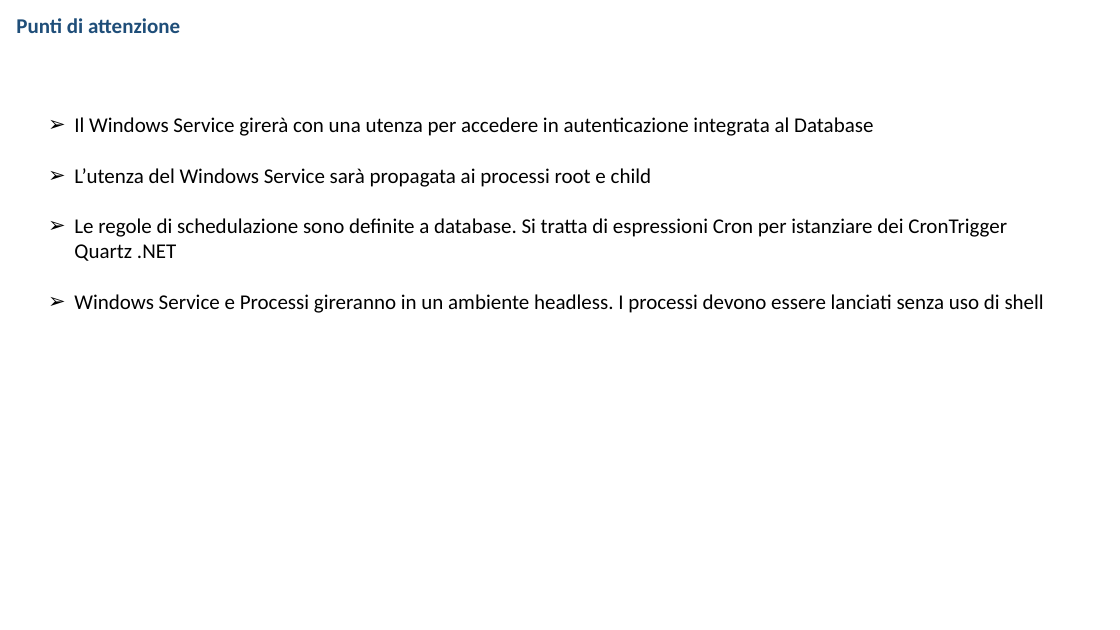
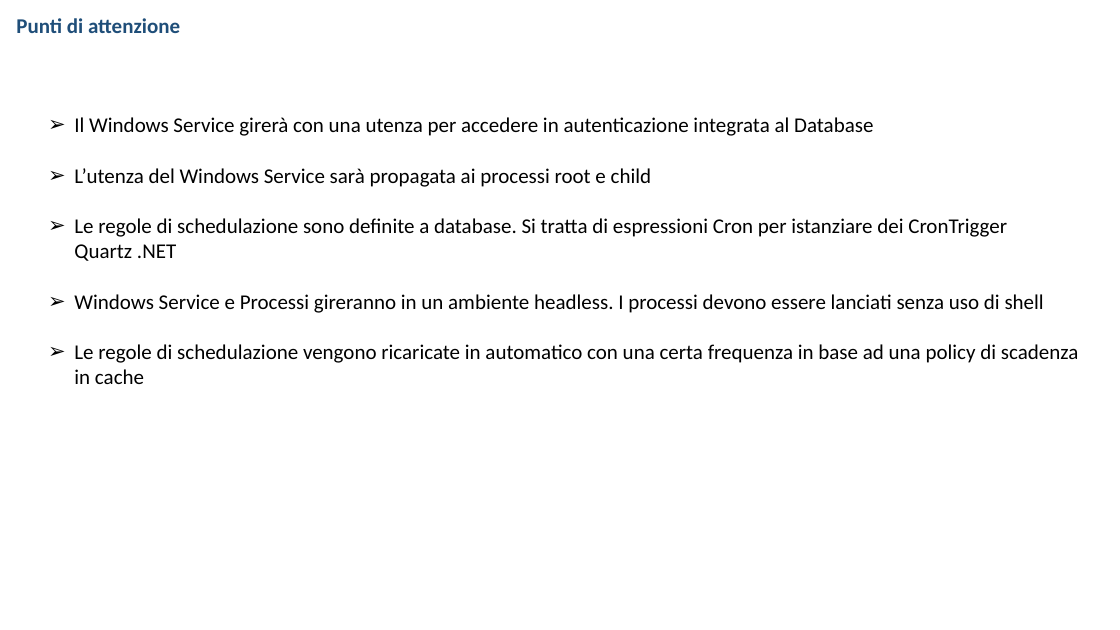
Before and after one commit to gimmi-tiozzo/Quartz.WindowsService, a slide deck: slide 2 of Documents/Quick_Analisi_V1.0.pptx. Drawn at 1120x630 pixels with LibreOffice and Linux fonts; fonts in the diff are those of the drawing. Boxes give left, top, right and bottom in pixels: in the first picture for what was removed or moved away, otherwise in the second. Text is boxed around its words. In the diff, an @@ line names an element or a change of style, - is before the commit and + after.

Commit message:
Aggiornamento documentazione

```diff
--- a/Documents/Quick_Analisi_V1.0.pptx
+++ b/Documents/Quick_Analisi_V1.0.pptx
@@ text at [74,344,1078,384]: paragraph added @@
+➢ Le regole di schedulazione vengono ricaricate in automatico con una certa frequenza in base ad una policy di scadenza in cache
```
